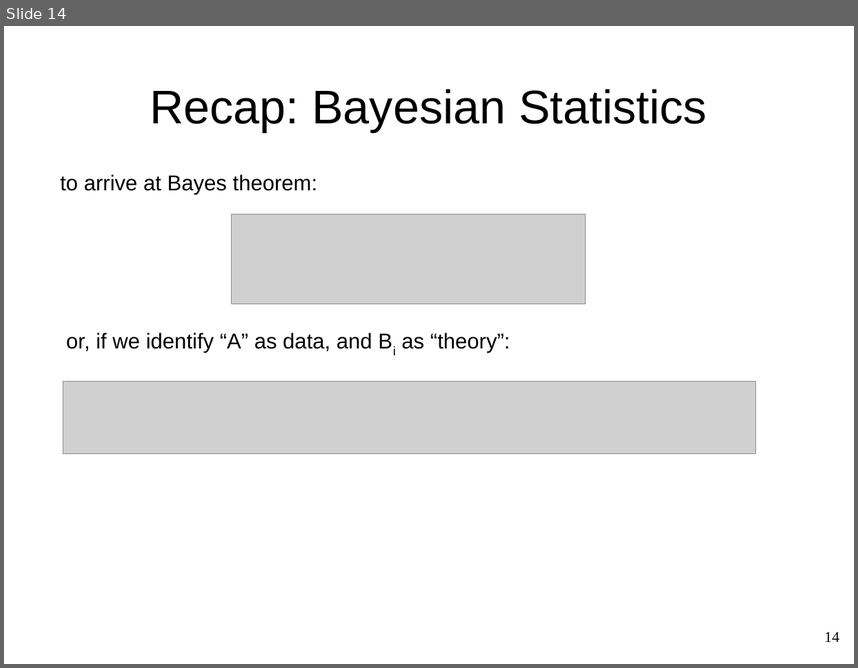
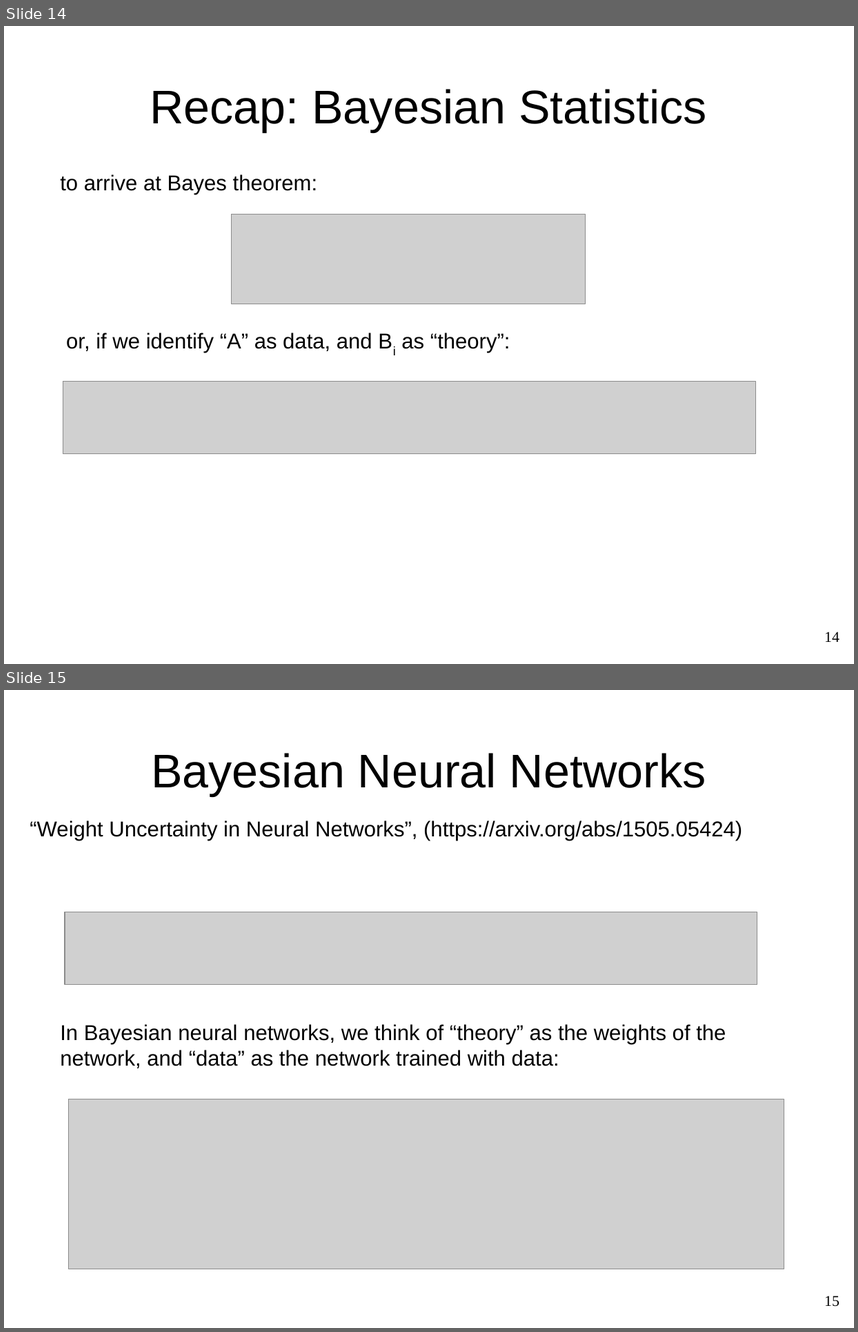
Before and after one commit to WolfgangWaltenberger/winterschool, a slide deck: systematics.odp. Shown one above the other, each under a label of ours: slide 14 before the commit, slides 14 and 15 after it. The pictures are 858x668 and 858x1332 pixels, drawn with LibreOffice and Linux fonts; fonts in the diff are those of the drawing; grey boxes stand for pictures. Boxes give left, top, right and bottom in pixels: in the first picture for what was removed or moved away, otherwise in the second. Text is boxed around its words. In the diff, an @@ line names an element or a change of style, - is before the commit and + after.

```diff
--- a/systematics.odp
+++ b/systematics.odp
@@ slide 15 added at (4, 690, 854, 1328), background #FFFFFF @@
@@ title added at (151, 753, 706, 796), 44 pt, text #000000 @@
+Bayesian Neural Networks
@@ text added at (30, 820, 742, 840), 20 pt, text #000000 @@
+“Weight Uncertainty in Neural Networks”, (https://arxiv.org/abs/1505.05424)
@@ picture added at (65, 912, 757, 985) @@
@@ text added at (60, 1024, 726, 1068), 20 pt, text #000000 @@
+In Bayesian neural networks, we think of “theory” as the weights of the
+network, and “data” as the network trained with data:
@@ picture added at (69, 1099, 784, 1268) @@
@@ page number added at (824, 1295, 840, 1306), 14 pt, text #000000 @@
+15
```
Also in this commit, not shown: 3 slides changed, 6 other slides added, 2 slides removed, 1 other file.
